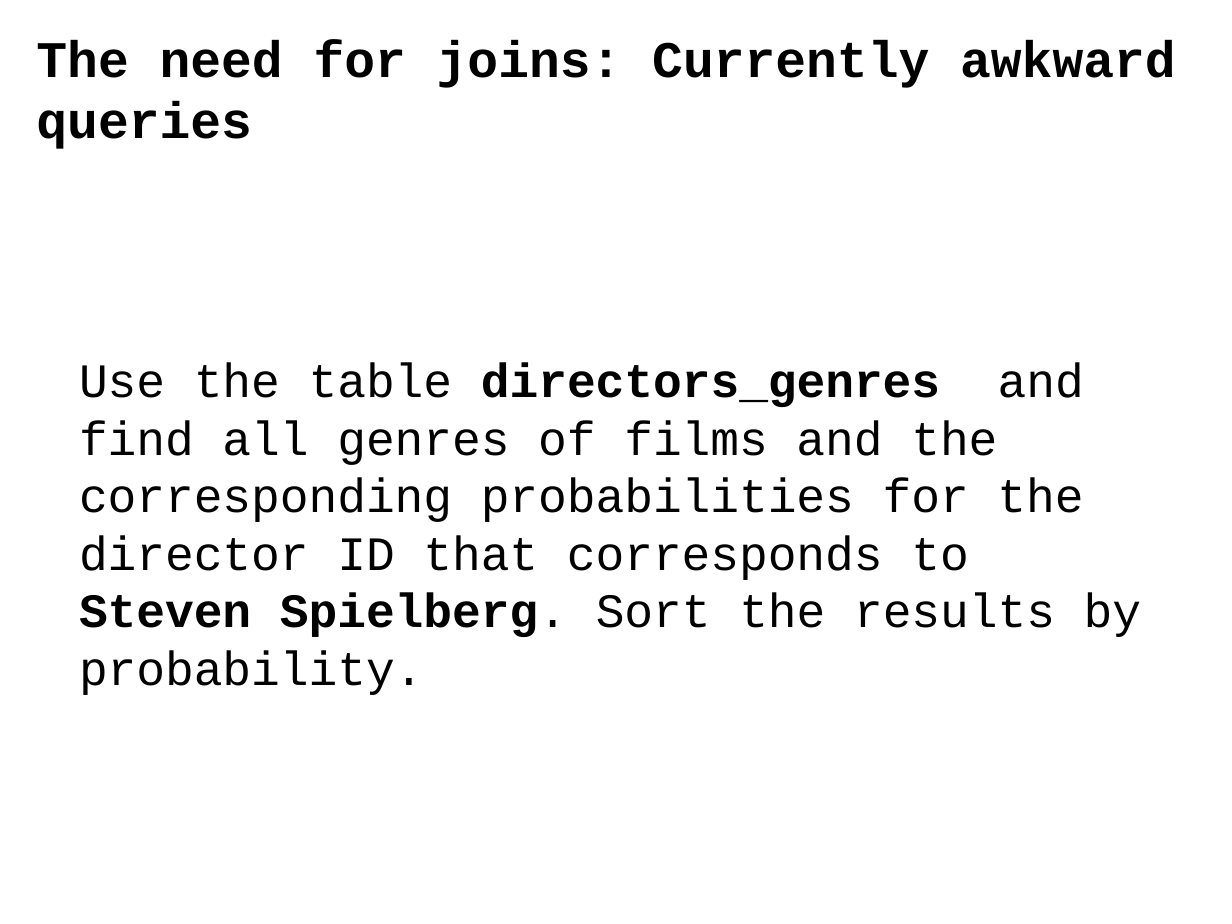
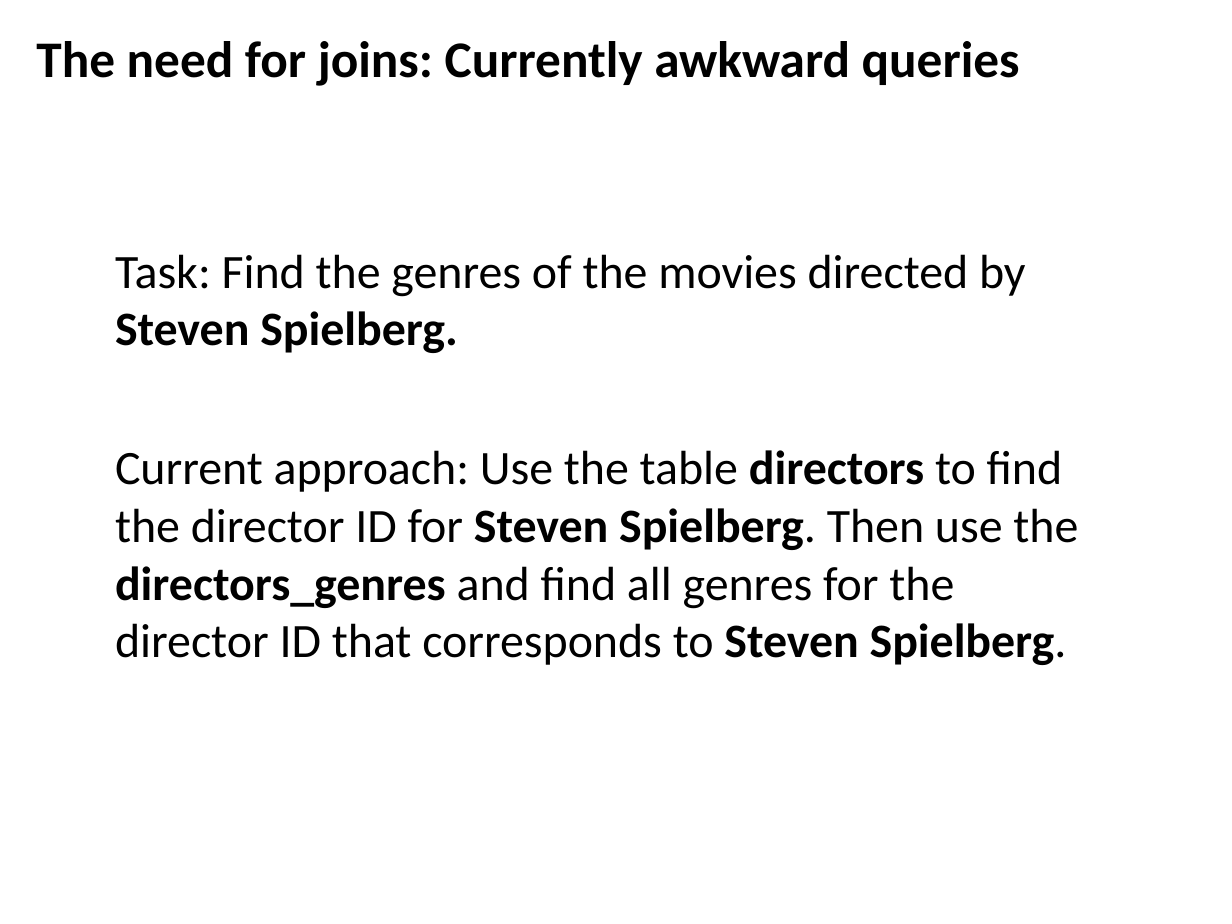
Before and after one commit to ipeirotis/introduction-to-databases, a slide deck: slide 4 of session4/C-SQL_Joins.pptx (slide 3 before the commit). Drawn at 1232x924 pixels with LibreOffice and Linux fonts; fonts in the diff are those of the drawing. Boxes give left, top, right and bottom in pixels: in the first picture for what was removed or moved away, otherwise in the second. Text is boxed around its words. In the diff, an @@ line names an element or a change of style, - is before the commit and + after.

```diff
--- a/session4/C-SQL_Joins.pptx
+++ b/session4/C-SQL_Joins.pptx
@@ text "The need for joins: Currently ..." at (x1=36, y1=41, x2=1020, y2=86): font Courier New to Calibri @@
@@ text at (x1=115, y1=254, x2=1078, y2=665): text changed; font Courier New to Calibri @@
-Use the table directors_genres and find all genres of films and the corresponding probabilities for the director ID that corresponds to Steven Spielberg. Sort the results by probability.
+Task: Find the genres of the movies directed by Steven Spielberg.
+Current approach: Use the table directors to find the director ID for Steven Spielberg. Then use the directors_genres and find all genres for the director ID that corresponds to Steven Spielberg.
```
Also in this commit, not shown: 14 other slides changed, 2 slides added, 2 slides removed.
